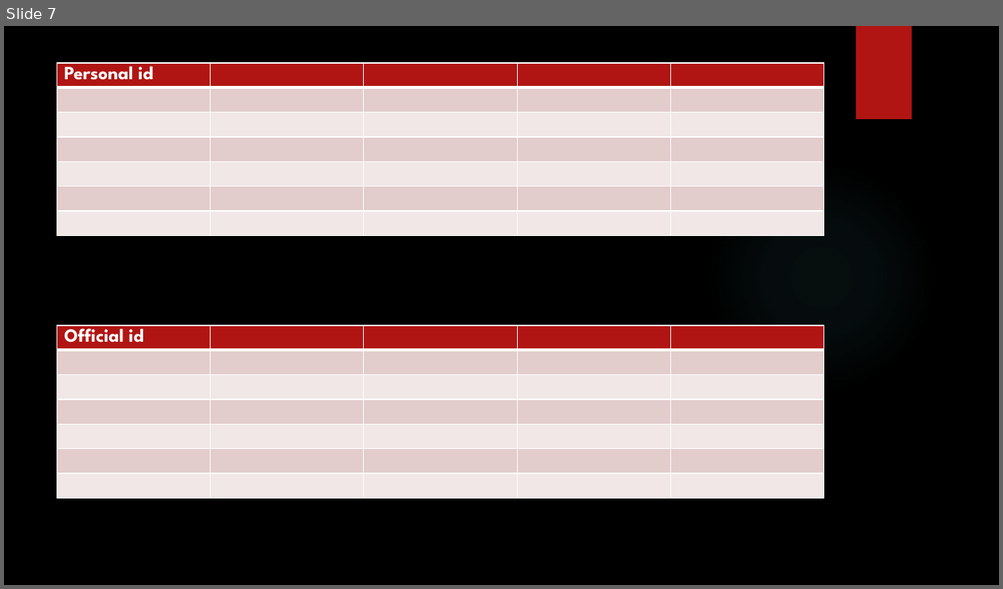
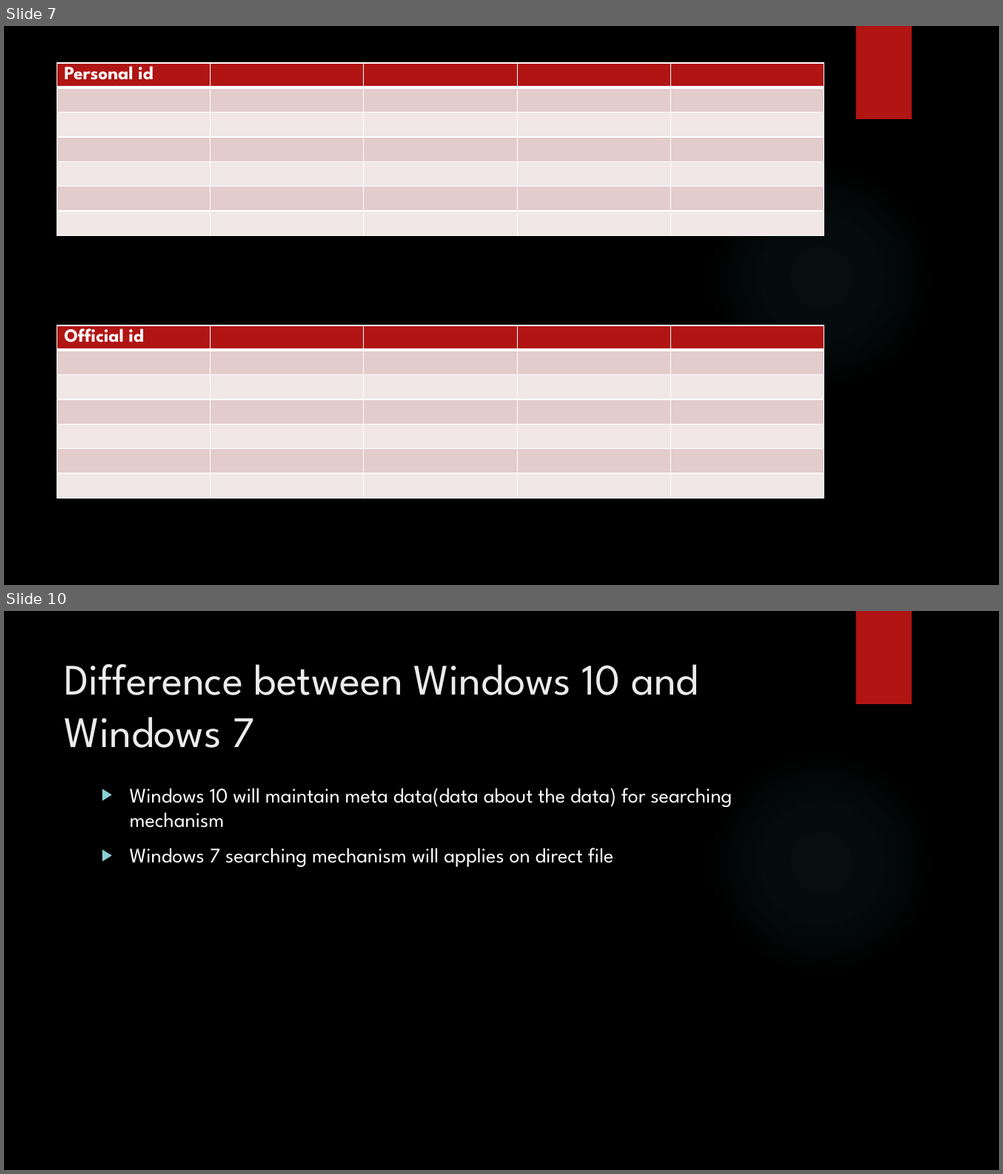
Before and after one commit to karthick1808/DW001, a slide deck: Bigdata Basics.pptx. Shown one above the other, each under a label of ours: slide 7 before the commit, slides 7 and 10 after it; the slides between them are not shown. The pictures are 1003x589 and 1003x1174 pixels, drawn with LibreOffice and Linux fonts; fonts in the diff are those of the drawing; background and template pictures are left out. Boxes give left, top, right and bottom in pixels: in the first picture for what was removed or moved away, otherwise in the second. Text is boxed around its words. In the diff, an @@ line names an element or a change of style, - is before the commit and + after.

```diff
--- a/Bigdata Basics.pptx
+++ b/Bigdata Basics.pptx
@@ slide 10 added at (4, 611, 999, 1170), background picture (left out); not listed: 2 template elements that a slide beside it also shows @@
@@ title added at (64, 664, 698, 748), 42 pt, text #EBEBEB @@
+Difference between Windows 10 and Windows 7
@@ text added at (130, 788, 732, 867), 20 pt, text #FFFFFF @@
+▶ Windows 10 will maintain meta data(data about the data) for searching mechanism
+▶ Windows 7 searching mechanism will applies on direct file
```
Also in this commit, not shown: 3 other slides added.
